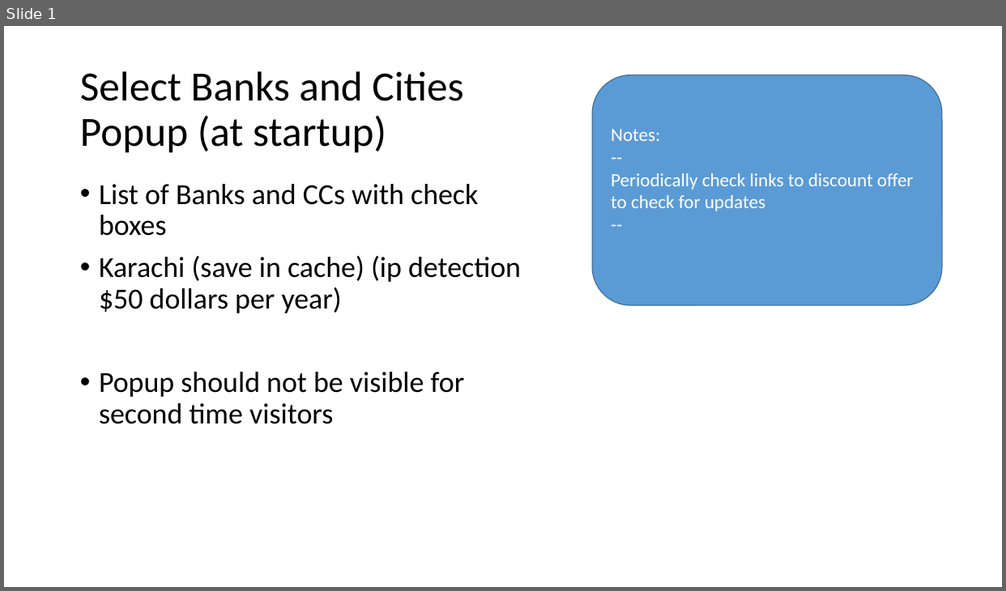
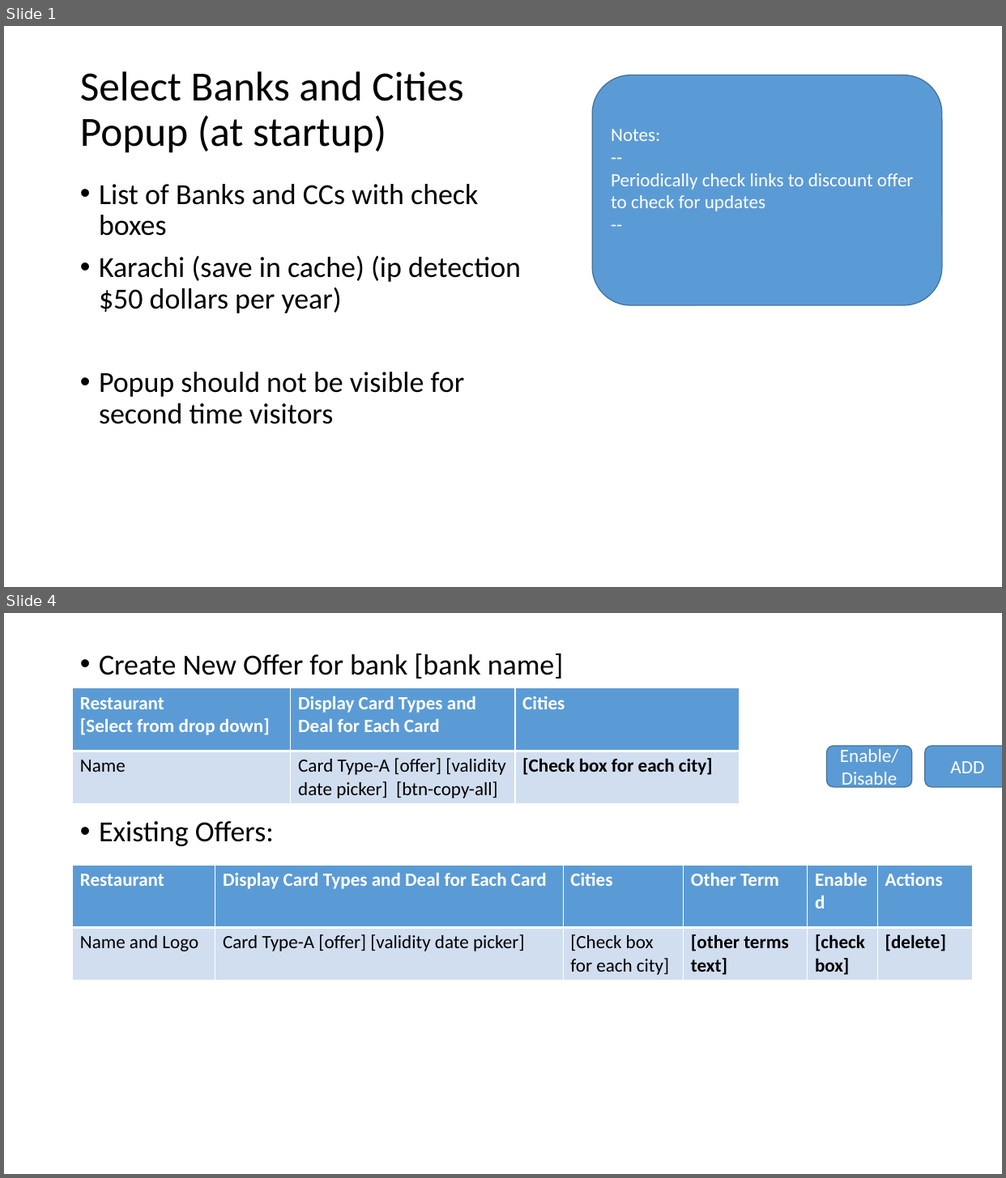
Before and after one commit to mohammed52/something.pk, a slide deck: app-design/design.pptx. Shown one above the other, each under a label of ours: slide 1 before the commit, slides 1 and 4 after it; the slides between them are not shown. The pictures are 1006x591 and 1006x1178 pixels, drawn with LibreOffice and Linux fonts; fonts in the diff are those of the drawing. Boxes give left, top, right and bottom in pixels: in the first picture for what was removed or moved away, otherwise in the second. Text is boxed around its words. In the diff, an @@ line names an element or a change of style, - is before the commit and + after.

```diff
--- a/app-design/design.pptx
+++ b/app-design/design.pptx
@@ slide 4 added at box(4, 613, 1002, 1174), background #FFFFFF @@
@@ text added at box(99, 653, 564, 846), 28 pt, text #000000 @@
+• Create New Offer for bank [bank name]
+• Existing Offers:
@@ table added at box(73, 688, 740, 804), 2 rows, 3 columns @@
+Restaurant / [Select from drop down] | Display Card Types and Deal for Each Card | Cities
+Name | Card Type-A [offer] [validity date picker] [btn-copy-all] | [Check box for each city]
@@ rounded rectangle added at box(827, 746, 912, 786), fill #5B9BD5, outline #43739E 1 pt, 18 pt, text #FFFFFF @@
+Enable/Disable
@@ rounded rectangle added at box(925, 746, 1002, 786), fill #5B9BD5, outline #43739E 1 pt, 18 pt, text #FFFFFF @@
+ADD
@@ table added at box(73, 865, 974, 981), 2 rows, 6 columns @@
+Restaurant | Display Card Types and Deal for Each Card | Cities | Other Term | Enabled | Actions
+Name and Logo | Card Type-A [offer] [validity date picker] | [Check box for each city] | [other terms text] | [check box] | [delete]
```
Also in this commit, not shown: 2 slides changed, 1 other slide added, 3 other files.
